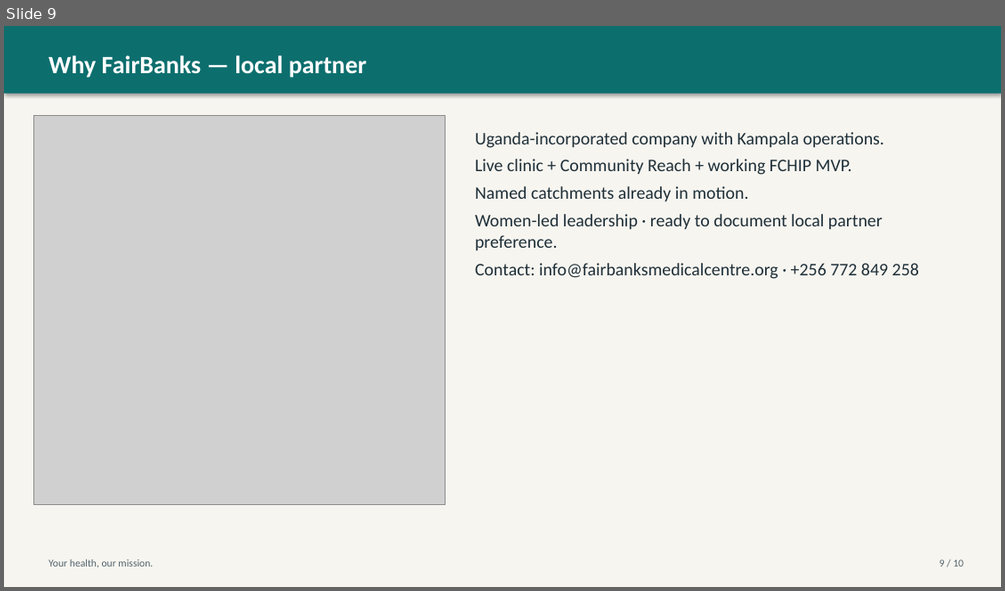
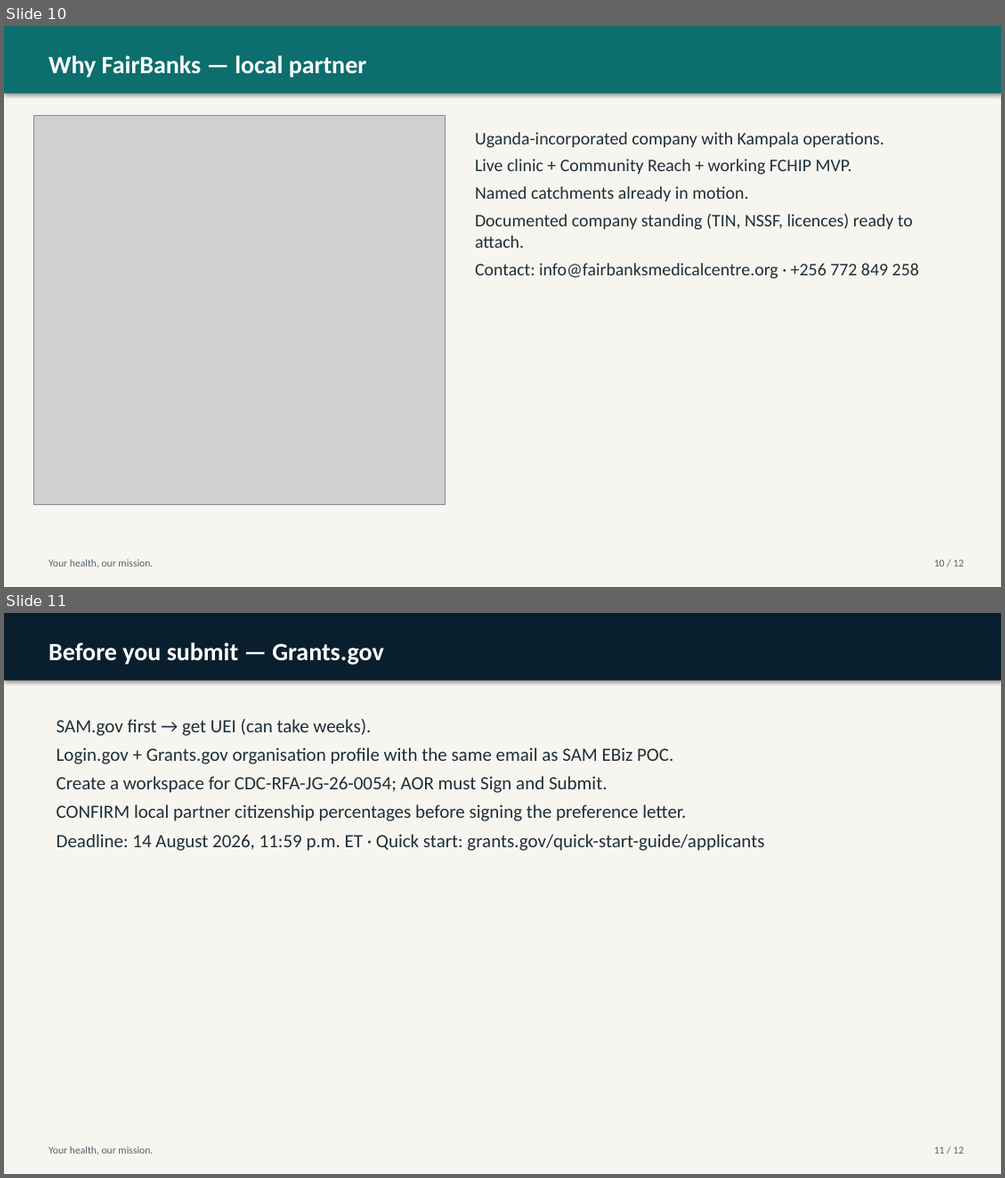
Before and after one commit to WASSWA2624/fairbanks, a slide deck: applications/cdc-uganda-ghs/documents/cdc-uganda-ghs_ppt.pptx. Shown one above the other, each under a label of ours: slide 9 before the commit, slides 10 and 11 after it. The pictures are 1005x591 and 1005x1178 pixels, drawn with LibreOffice and Linux fonts; fonts in the diff are those of the drawing; grey boxes stand for pictures. Boxes give left, top, right and bottom in pixels: in the first picture for what was removed or moved away, otherwise in the second. Text is boxed around its words. In the diff, an @@ line names an element or a change of style, - is before the commit and + after.

Commit message:
Update application answers and documentation for CDC-RFA-JG-26-0054. Enhanced project narrative pack with new titles, critical details, and shared win sections. Improved clarity on funding and local partner preferences. Updated links and added NSSF number for compliance. Refined project abstract to emphasize Uganda's health security needs and FairBanks' role in addressing them.

```diff
--- a/applications/cdc-uganda-ghs/documents/cdc-uganda-ghs_ppt.pptx
+++ b/applications/cdc-uganda-ghs/documents/cdc-uganda-ghs_ppt.pptx
@@ slide 11 added at [4,613,1001,1174], background #FFFFFF @@
@@ rectangle added at [4,613,1001,1174], fill #F7F5F0 @@
@@ rectangle added at [4,613,1001,681], fill #0A1F2E @@
@@ text added at [48,642,384,665], 24 pt, text #FFFFFF, bold @@
+Before you submit — Grants.gov
@@ text added at [57,719,764,851], 18 pt, text #1E2F38 @@
+SAM.gov first → get UEI (can take weeks).
+Login.gov + Grants.gov organisation profile with the same email as SAM EBiz POC.
+Create a workspace for CDC-RFA-JG-26-0054; AOR must Sign and Submit.
+CONFIRM local partner citizenship percentages before signing the preference letter.
+Deadline: 14 August 2026, 11:59 p.m. ET · Quick start: grants.gov/quick-start-guide/applicants
@@ text added at [48,1146,153,1154], 10 pt, text #52636C @@
+Your health, our mission.
@@ text added at [934,1146,963,1153], 10 pt, text #52636C @@
+11 / 12
@@ what was slide 9 is now slide 10 @@
@@ slide 10 changed as well @@
@@ text at [475,213,913,248]: text changed @@
-Women-led leadership · ready to document local partner preference.
+Documented company standing (TIN, NSSF, licences) ready to attach.
@@ text at [934,559,963,566]: text changed @@
-9 / 10
+10 / 12
```
Also in this commit, not shown: 9 other slides changed, 1 other slide added, 5 other files.
